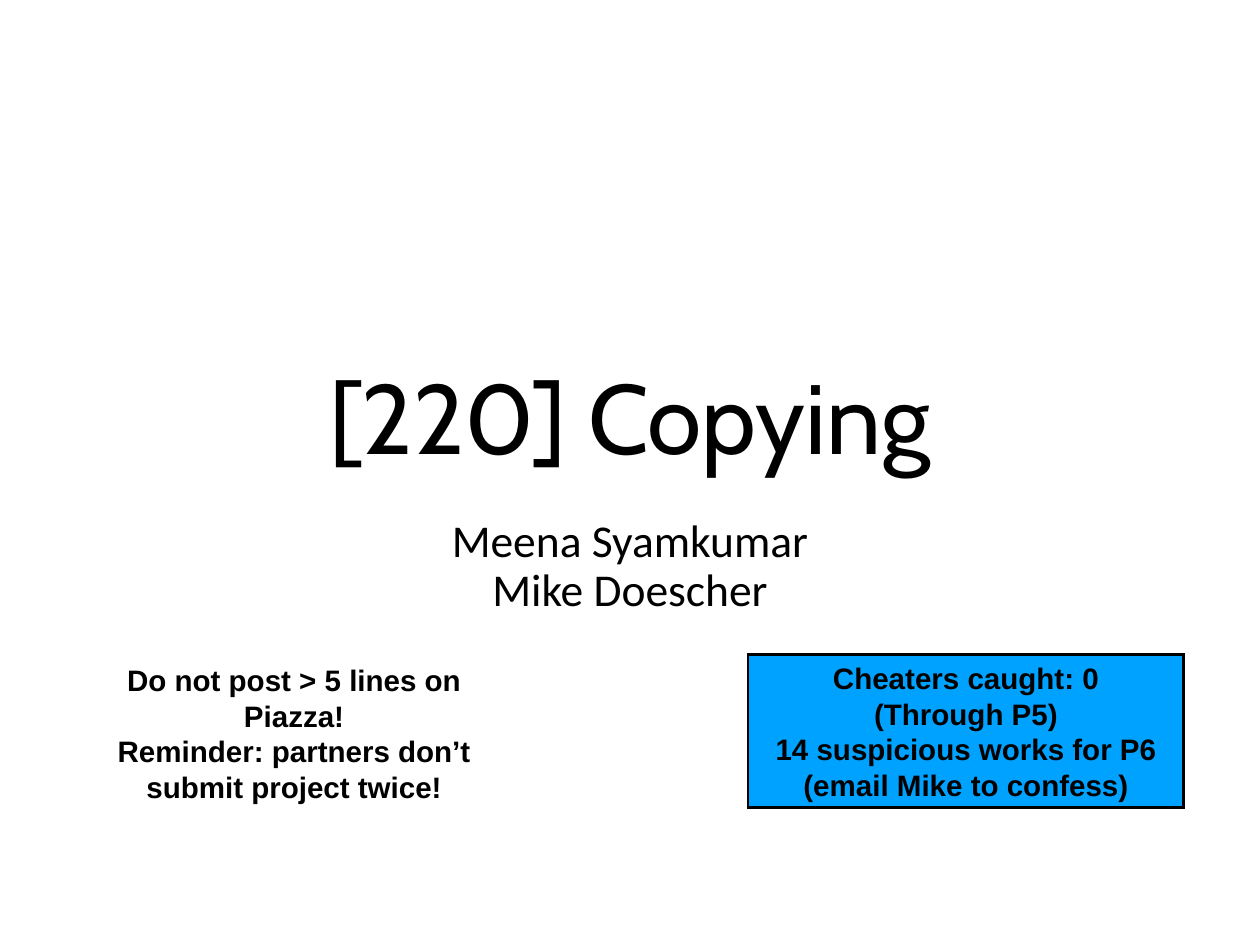
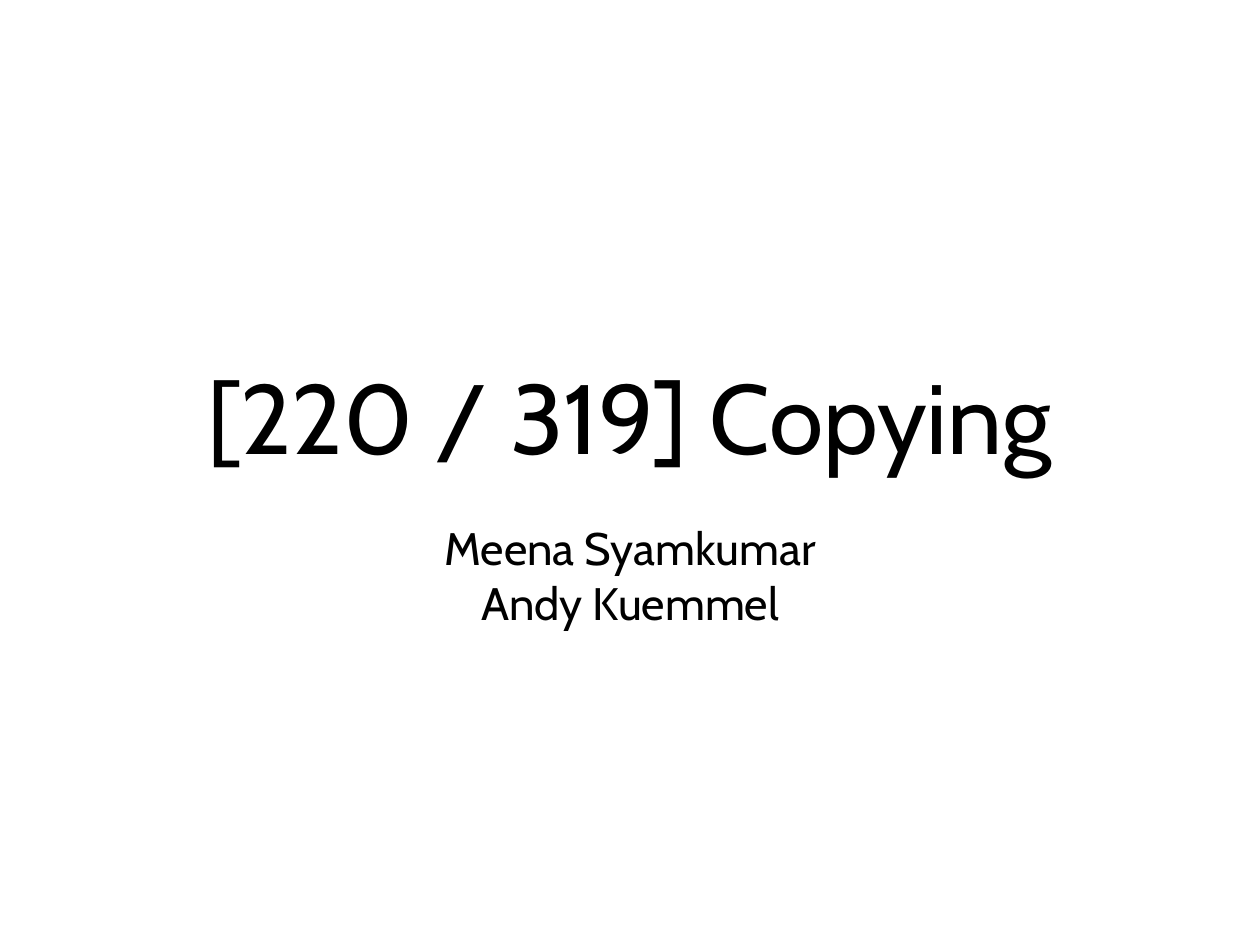
Before and after one commit to tylerharter/caraza-harter-com, a slide deck: slide 1 of tyler/meena/cs220/s21/materials/lec_22_S21.pptx. Drawn at 1260x945 pixels with LibreOffice and Linux fonts; fonts in the diff are those of the drawing. Boxes give left, top, right and bottom in pixels: in the first picture for what was removed or moved away, otherwise in the second. Text is boxed around its words. In the diff, an @@ line names an element or a change of style, - is before the commit and + after.

Commit message:
Adding lec21 slides

```diff
--- a/tyler/meena/cs220/s21/materials/lec_22_S21.pptx
+++ b/tyler/meena/cs220/s21/materials/lec_22_S21.pptx
@@ title at <box>208,380,1052,475</box>: text changed @@
-[220] Copying
+[220 / 319] Copying
@@ text at <box>444,531,816,576</box>: font Calibri to Cabin in "Meena Syamkumar"; line spacing 0.9 to 1 @@
@@ text at <box>481,586,779,631</box>: text changed; font Calibri to Cabin @@
-Mike Doescher
+Andy Kuemmel
@@ rectangle removed at <box>748,655,1184,808</box> @@
-Cheaters caught: 0
-(Through P5)
-14 suspicious works for P6
-(email Mike to confess)
@@ text removed at <box>118,669,470,803</box> @@
-Do not post > 5 lines on Piazza!
-Reminder: partners don’t submit project twice!
```
Also in this commit, not shown: 1 other file.
